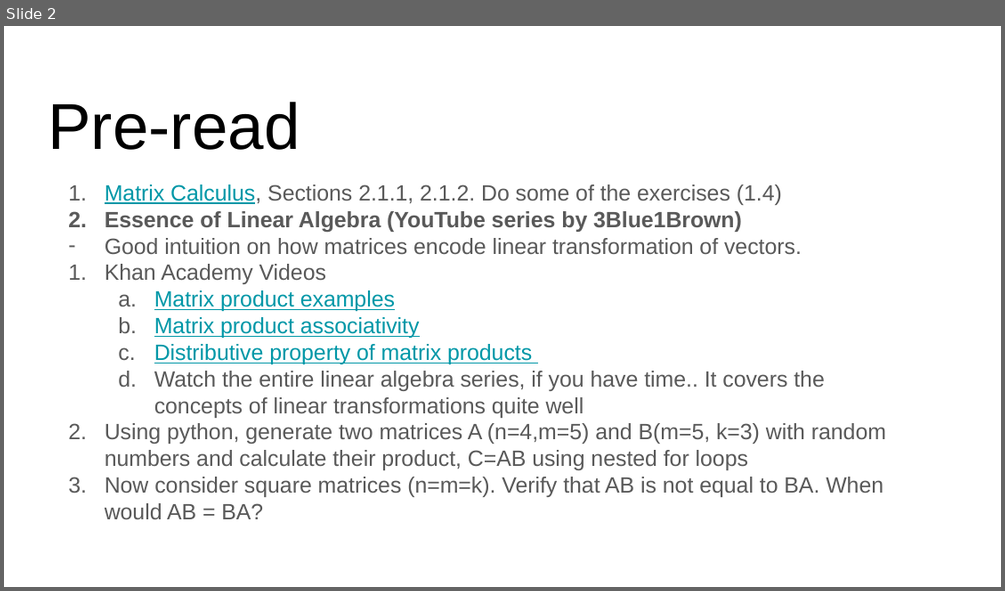
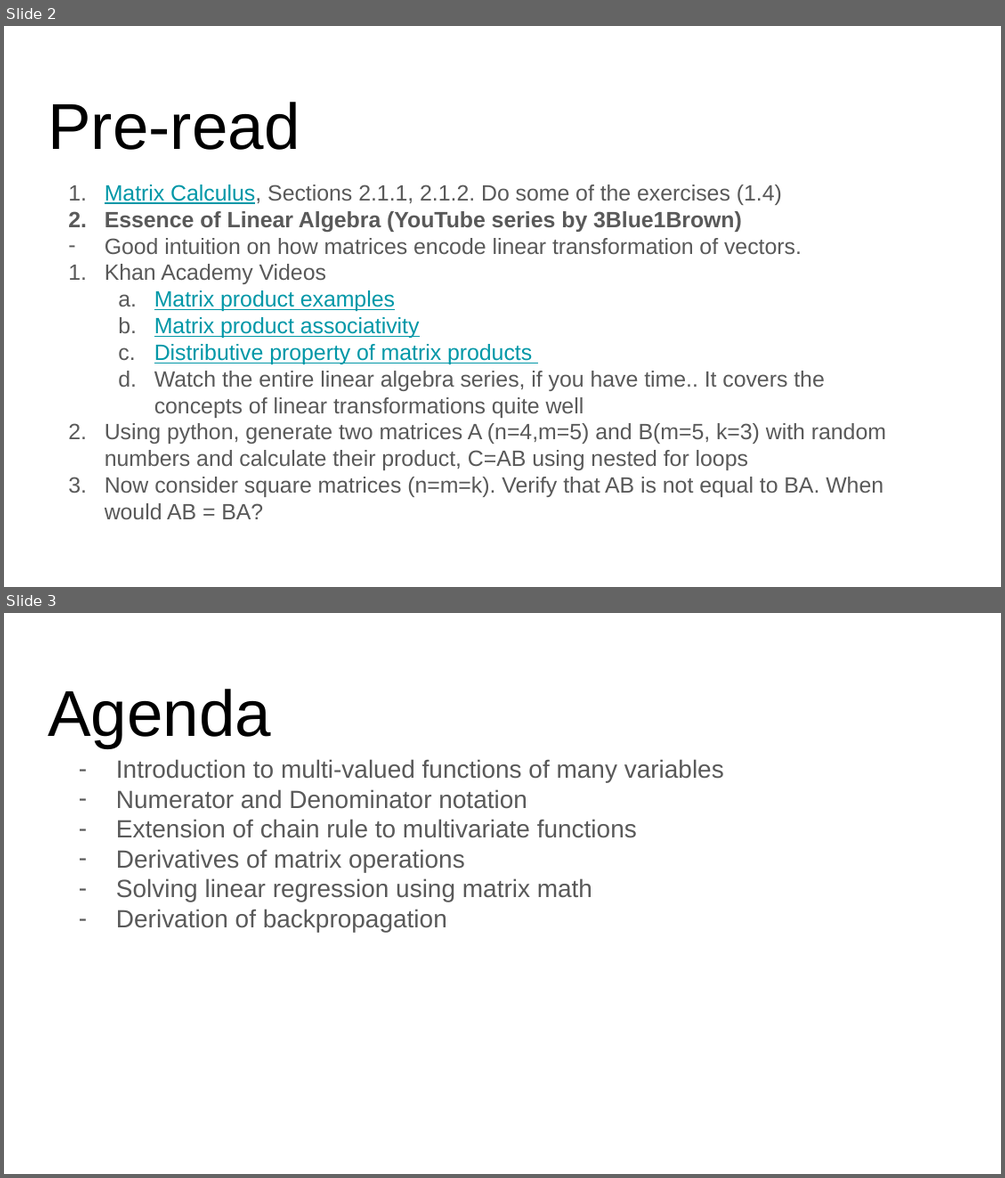
Before and after one commit to ankur6ue/deep-learning-course, a slide deck: Module 1/class_1.4/deep_learning_course_class_1.4.pptx. Shown one above the other, each under a label of ours: slide 2 before the commit, slides 2 and 3 after it. The pictures are 1005x591 and 1005x1178 pixels, drawn with LibreOffice and Linux fonts; fonts in the diff are those of the drawing. Boxes give left, top, right and bottom in pixels: in the first picture for what was removed or moved away, otherwise in the second. Text is boxed around its words. In the diff, an @@ line names an element or a change of style, - is before the commit and + after.

```diff
--- a/Module 1/class_1.4/deep_learning_course_class_1.4.pptx
+++ b/Module 1/class_1.4/deep_learning_course_class_1.4.pptx
@@ slide 3 added at [4, 613, 1001, 1174], background #FFFFFF @@
@@ title added at [48, 689, 271, 748], 46.8 pt, text #000000 @@
+Agenda
@@ text added at [116, 759, 724, 932], 18 pt, text #595959 @@
+– Introduction to multi-valued functions of many variables
+– Numerator and Denominator notation
+– Extension of chain rule to multivariate functions
+– Derivatives of matrix operations
+– Solving linear regression using matrix math
+– Derivation of backpropagation
```
Also in this commit, not shown: 2 slides changed, 2 slides removed, 8 other files.
